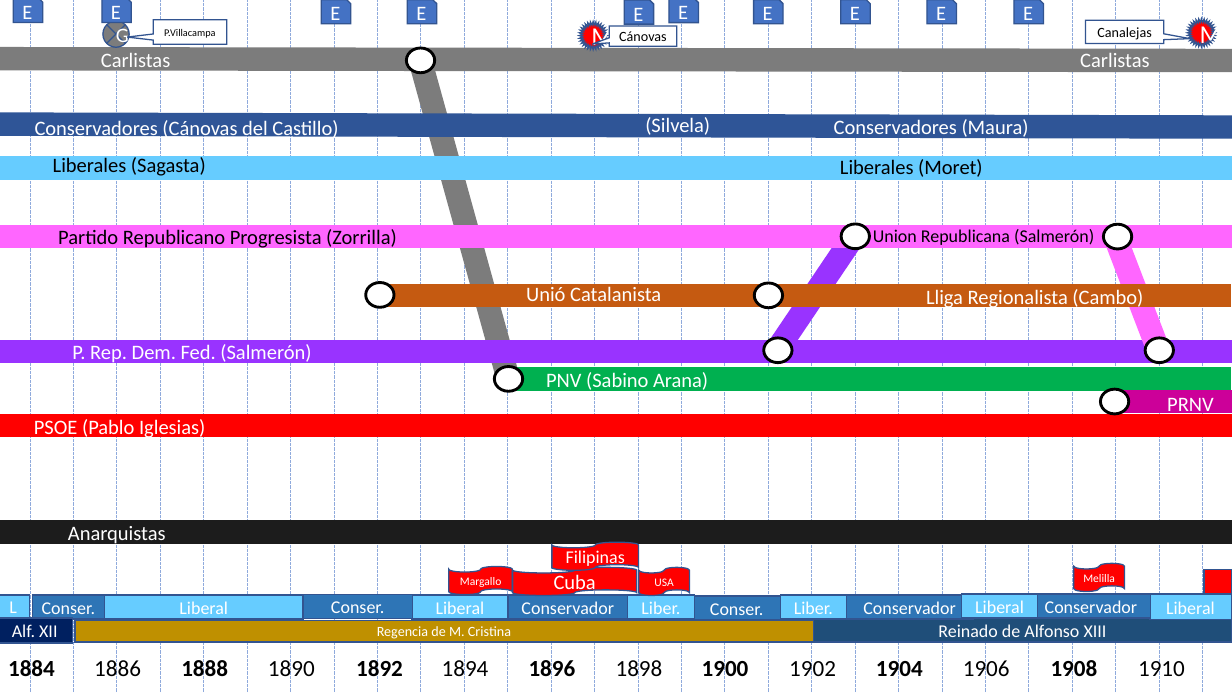
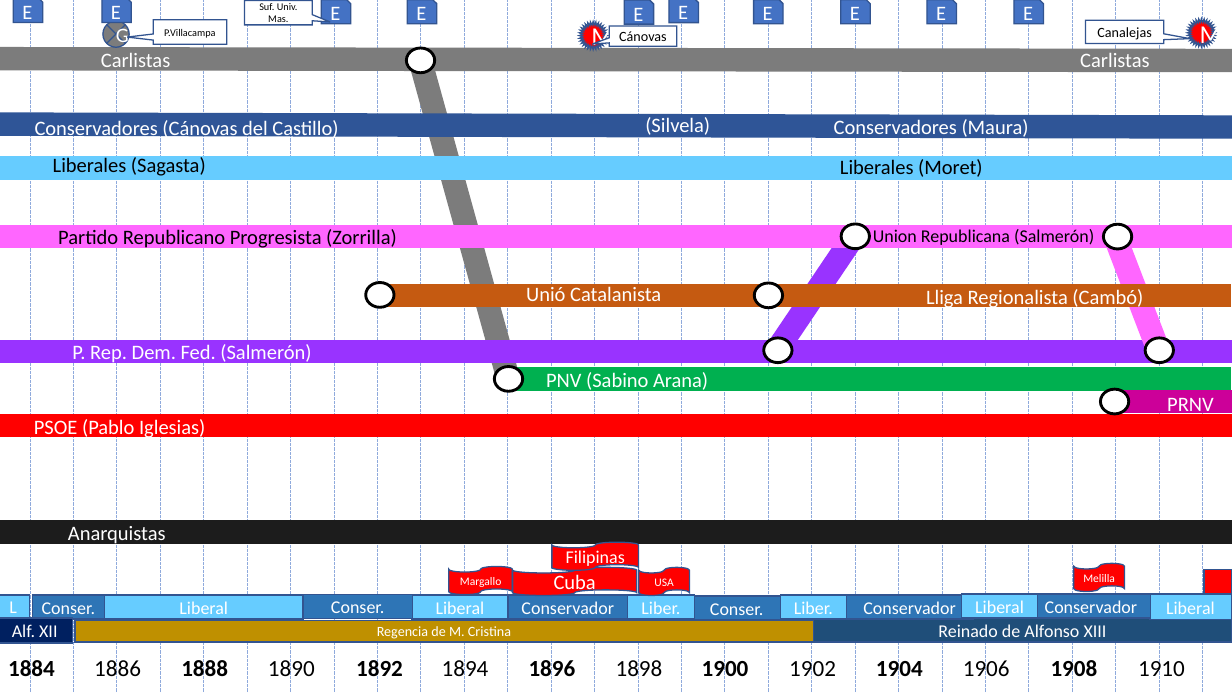
Before and after one commit to Alexggo/Spanish-History-Graph, a slide deck: slide 4 of Timeline.pptx. Drawn at 1232x693 pixels with LibreOffice and Linux fonts; fonts in the diff are those of the drawing. Boxes give left, top, right and bottom in pixels: in the first picture for what was removed or moved away, otherwise in the second. Text is boxed around its words. In the diff, an @@ line names an element or a change of style, - is before the commit and + after.

```diff
--- a/Timeline.pptx
+++ b/Timeline.pptx
@@ speech box added at bbox=[245, 0, 312, 24], fill #FFFFFF, outline #325491 1 pt, 8 pt, text #000000 @@
+Suf. Univ. Mas.
@@ text at bbox=[926, 289, 1143, 310]: text changed @@
-Lliga Regionalista (Cambo)
+Lliga Regionalista (Cambó)
```
Also in this commit, not shown: 6 other slides changed, 8 other files.
